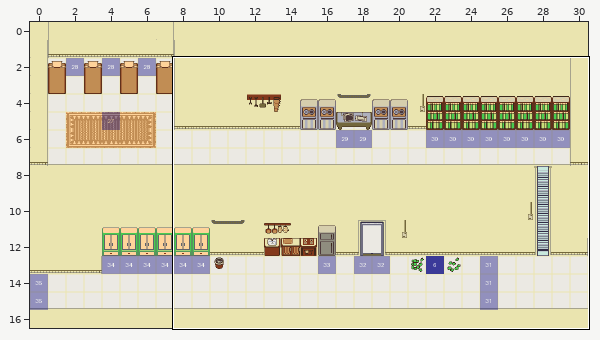
Tiled map -- bgs/maps/lab_01.tmx. The picture above shows the old version from afar; the outline marks the close-up.
Close-up. Before the edit:
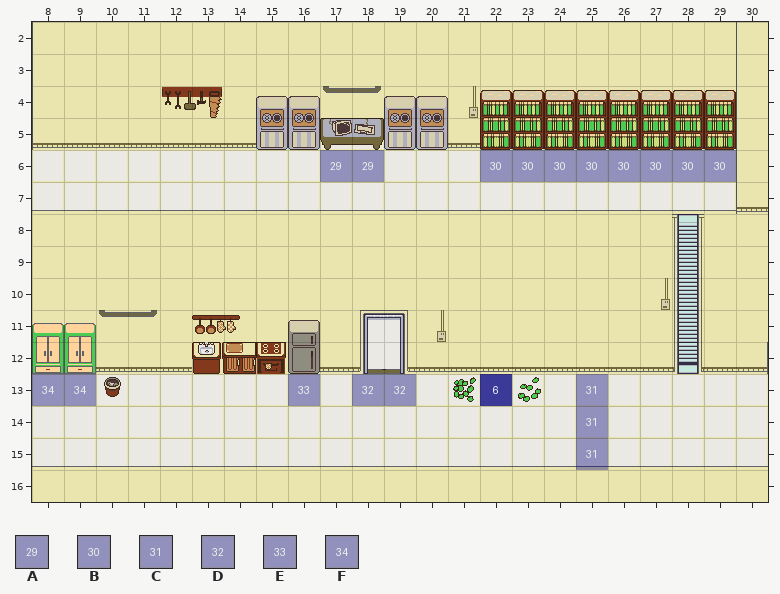
Cells are 32x32 px. Shown: x 8..30, y 2..16.
Key: from "blue-labels": A 28, B 29, C 30, D 31, E 32, F 33.
_ is an empty cell.
Layers that did not change in this view are not listed.
Layer "actions" before, first column x 8:
 2 _______________________
 3 _______________________
 4 _______________________
 5 _______________________
 6 _________AA___BBBBBBBB_
 7 _______________________
 8 _______________________
 9 _______________________
10 _______________________
11 _______________________
12 _______________________
13 FF______E_DD_____C_____
14 _________________C_____
15 _________________C_____
16 _______________________
And afterwards:
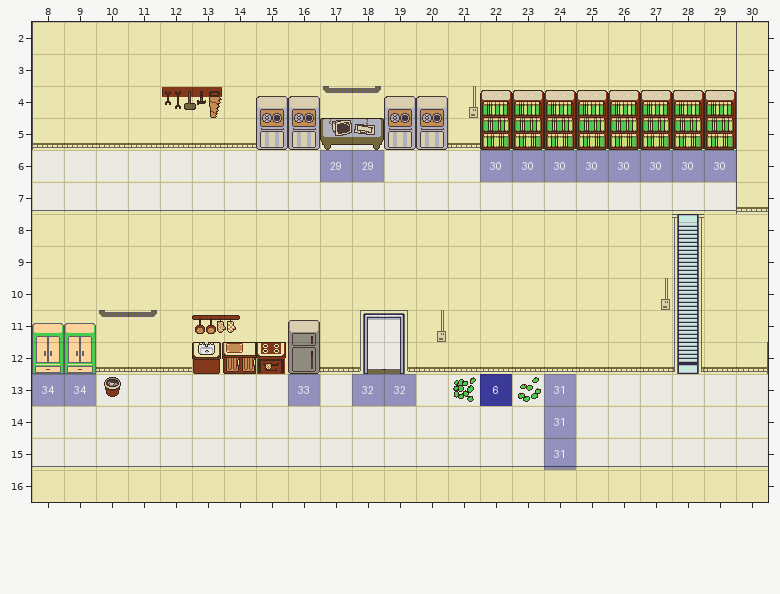
See-through tiles are keyed as they look on the map.
Changes in this commit:
Layer "actions":
y 13..15: x 24..25 _C -> C_
Where, in picture pixels (left, top, right, bottom), the same in both close-ups:
changed: (544, 374, 608, 470)
